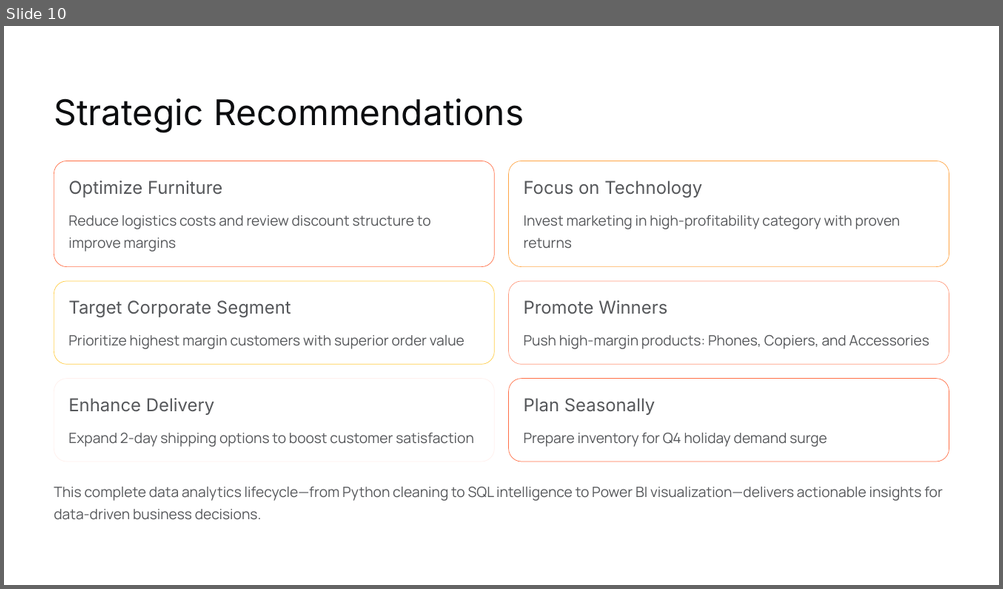
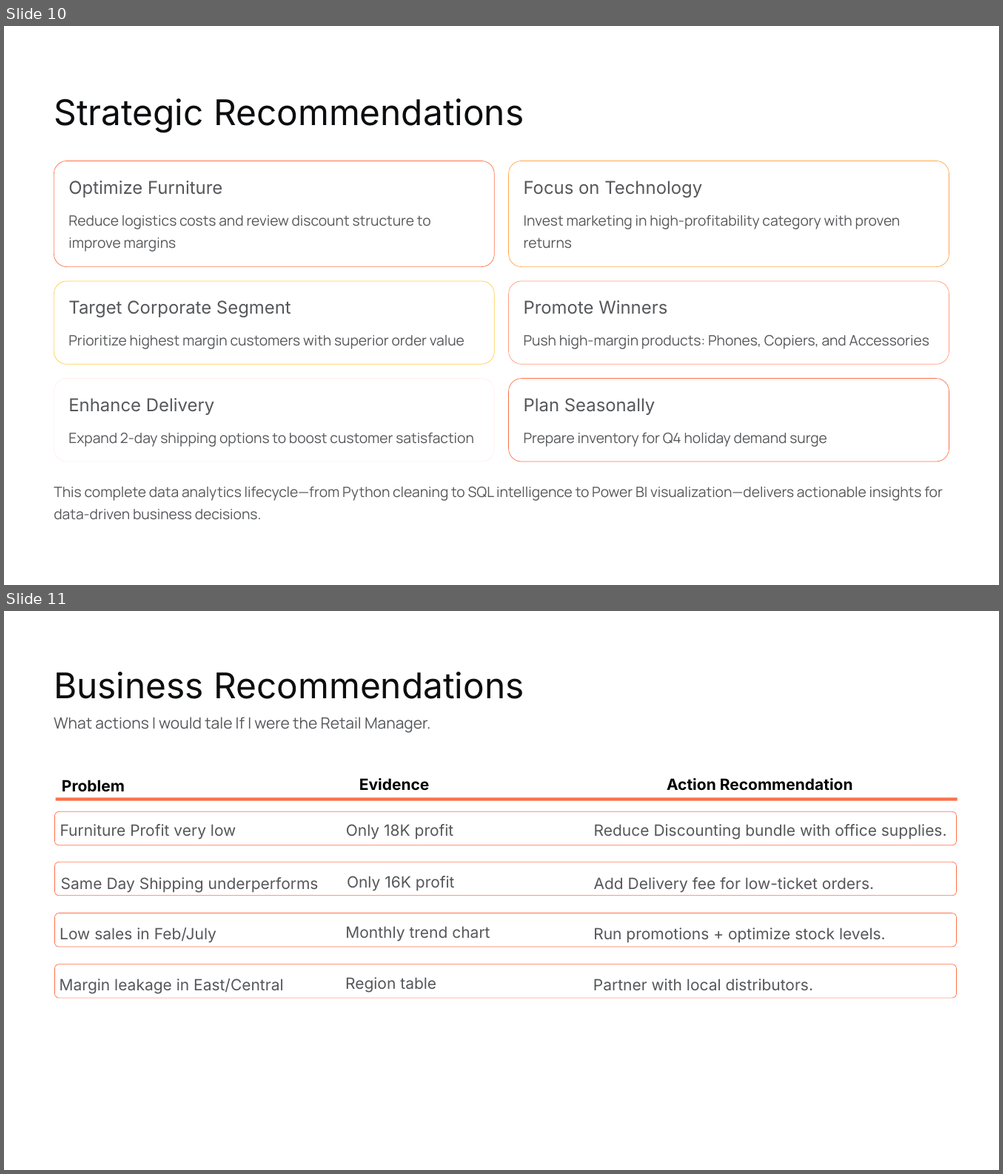
Before and after one commit to Harshitverma816/Retail-Sales-Performance-Analysis, a slide deck: Retail-Sales-Performance-Analysis.pptx. Shown one above the other, each under a label of ours: slide 10 before the commit, slides 10 and 11 after it. The pictures are 1003x589 and 1003x1174 pixels, drawn with LibreOffice and Linux fonts; fonts in the diff are those of the drawing; background and template pictures are left out. Boxes give left, top, right and bottom in pixels: in the first picture for what was removed or moved away, otherwise in the second. Text is boxed around its words. In the diff, an @@ line names an element or a change of style, - is before the commit and + after.

```diff
--- a/Retail-Sales-Performance-Analysis.pptx
+++ b/Retail-Sales-Performance-Analysis.pptx
@@ slide 11 added at <box>4,611,999,1170</box>, background #FFFFFF; not listed: 1 template element that a slide beside it also shows @@
@@ text added at <box>54,672,523,699</box>, 41 pt, text #0C0D0F @@
+Business Recommendations
@@ text added at <box>54,717,430,733</box>, 18 pt, text #55575A @@
+What actions I would tale If I were the Retail Manager.
@@ text added at <box>62,780,125,792</box>, 18 pt, text #000000, bold @@
+Problem
@@ text added at <box>359,778,430,791</box>, 18 pt, text #000000, bold @@
+Evidence
@@ text added at <box>666,778,853,791</box>, 18 pt, text #000000, bold @@
+Action Recommendation
@@ rectangle added at <box>56,797,957,800</box>, fill #FF7047 @@
@@ rounded rectangle added at <box>55,812,956,846</box>, fill #FFFFFF, outline #FF7047 0.6 pt @@
@@ text added at <box>60,824,236,840</box>, 18 pt, text #55575A @@
+Furniture Profit very low
@@ text added at <box>346,824,454,840</box>, 18 pt, text #55575A @@
+Only 18K profit
@@ text added at <box>594,824,947,840</box>, 18 pt, text #55575A @@
+Reduce Discounting bundle with office supplies.
@@ rounded rectangle added at <box>55,862,956,896</box>, fill #FFFFFF, outline #FF7047 0.6 pt @@
@@ text added at <box>347,876,455,891</box>, 18 pt, text #55575A @@
+Only 16K profit
@@ text added at <box>61,877,318,893</box>, 18 pt, text #55575A @@
+Same Day Shipping underperforms
@@ text added at <box>594,877,874,893</box>, 18 pt, text #55575A @@
+Add Delivery fee for low-ticket orders.
@@ rounded rectangle added at <box>55,913,956,947</box>, fill #FFFFFF, outline #FF7047 0.6 pt @@
@@ text added at <box>60,928,216,943</box>, 18 pt, text #55575A @@
+Low sales in Feb/July
@@ text added at <box>345,926,489,942</box>, 18 pt, text #55575A @@
+Monthly trend chart
@@ text added at <box>593,928,885,943</box>, 18 pt, text #55575A @@
+Run promotions + optimize stock levels.
@@ rounded rectangle added at <box>55,965,956,998</box>, fill #FFFFFF, outline #FF7047 0.6 pt @@
@@ text added at <box>60,979,283,994</box>, 18 pt, text #55575A @@
+Margin leakage in East/Central
@@ text added at <box>345,977,436,993</box>, 18 pt, text #55575A @@
+Region table
@@ text added at <box>593,979,814,991</box>, 18 pt, text #55575A @@
+Partner with local distributors.
```
Also in this commit, not shown: 1 slide changed, 1 other slide added.
